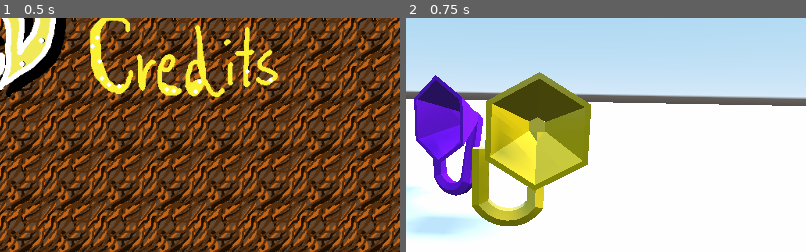
Above: before the commit, frames 1-2 (left to right).
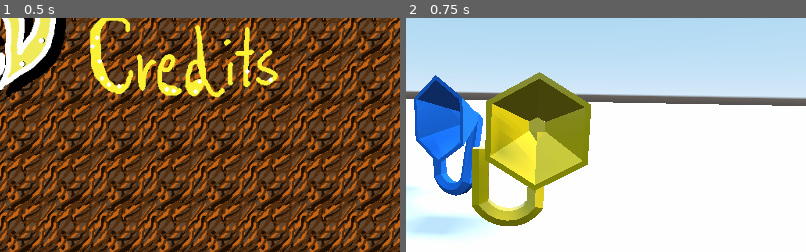
Above: after the commit, the same moments.

Repository: jokes-too-far/ggj-2021
Game: Godot game, scene res://MainMenuScene.tscn
The game is run twice, just before and just after one commit, with the same random seed, the same clock (stepped at 60 frames per second) and the same inputs.
Inputs (mouse positions are % of the whole screen's width and height, from its top left):
- Up to frame 1 (0.5 s): no input
- Up to frame 2 (0.75 s): click (59, 11) at 0.5 s
The pictures show only the part of the screen within x 36-86%, y 25-75%; the shares and areas given below are measured in that part.

Frame 1 is identical in both runs. In frame 2, 5.3% of the frame differs, in the area x 2-20%, y 24-77%.

Commit message:
removed an unused ref

Diff:
--- a/godot/Main Title.tscn
+++ /dev/null
@@ -1,59 +0,0 @@
-[gd_scene load_steps=7 format=2]
-
-[ext_resource path="res://assets/wood.png" type="Texture" id=1]
-[ext_resource path="res://assets/slaf_title.png" type="Texture" id=2]
-[ext_resource path="res://assets/new.png" type="Texture" id=3]
-[ext_resource path="res://assets/credits.png" type="Texture" id=4]
-[ext_resource path="res://Main Title.gd" type="Script" id=5]
-[ext_resource path="res://Button.gd" type="Script" id=6]
-
-[node name="MainGameNode" type="MarginContainer"]
-margin_right = 1200.0
-margin_bottom = 1168.0
-script = ExtResource( 5 )
-__meta__ = {
-"_edit_use_anchors_": false
-}
-
-[node name="MainTitle" type="TextureRect" parent="."]
-margin_right = 1200.0
-margin_bottom = 1168.0
-texture = ExtResource( 1 )
-expand = true
-stretch_mode = 2
-
-[node name="HBoxContainer" type="HBoxContainer" parent="MainTitle"]
-margin_right = 730.0
-margin_bottom = 456.0
-__meta__ = {
-"_edit_use_anchors_": false
-}
-
-[node name="CenterContainer" type="CenterContainer" parent="MainTitle/HBoxContainer"]
-margin_right = 470.0
-margin_bottom = 456.0
-
-[node name="Title Image" type="TextureRect" parent="MainTitle/HBoxContainer/CenterContainer"]
-margin_right = 470.0
-margin_bottom = 456.0
-texture = ExtResource( 2 )
-
-[node name="VBoxContainer" type="VBoxContainer" parent="MainTitle/HBoxContainer"]
-margin_left = 474.0
-margin_right = 742.0
-margin_bottom = 456.0
-
-[node name="Button" type="Button" parent="MainTitle/HBoxContainer/VBoxContainer"]
-margin_right = 268.0
-margin_bottom = 134.0
-icon = ExtResource( 3 )
-script = ExtResource( 6 )
-__meta__ = {
-"_edit_use_anchors_": false
-}
-
-[node name="Credits" type="TextureRect" parent="MainTitle/HBoxContainer/VBoxContainer"]
-margin_top = 138.0
-margin_right = 268.0
-margin_bottom = 266.0
-texture = ExtResource( 4 )
--- a/godot/SketchUp.gd
+++ b/godot/SketchUp.gd
@@ -11,11 +11,19 @@
 	print("Setting material color on root tuba?")
 	var material = SpatialMaterial.new()
 	#var material = self.get_surface_material(0)
+
+	#Red recipe
+	# (1, rand < 0.5, rand < 0.5)
+	#Green recipe
+	# (rand < 0.5, 1, rand < 0.5)
+	#Blue recipe
+	# (rand < 0.5, rand < 0.5, 1)
+
 	randomize()
 	var r = rand_range(0.0, 1.0)
 	var g = rand_range(0.0, 1.0)
 	var b = rand_range(0.0, 1.0)
-	material.albedo_color = Color(r, g, b)
+	material.albedo_color = Color(0.1, 0.5, 1)
 	self.set_surface_material(0, material)
 
 # Called every frame. 'delta' is the elapsed time since the previous frame.
